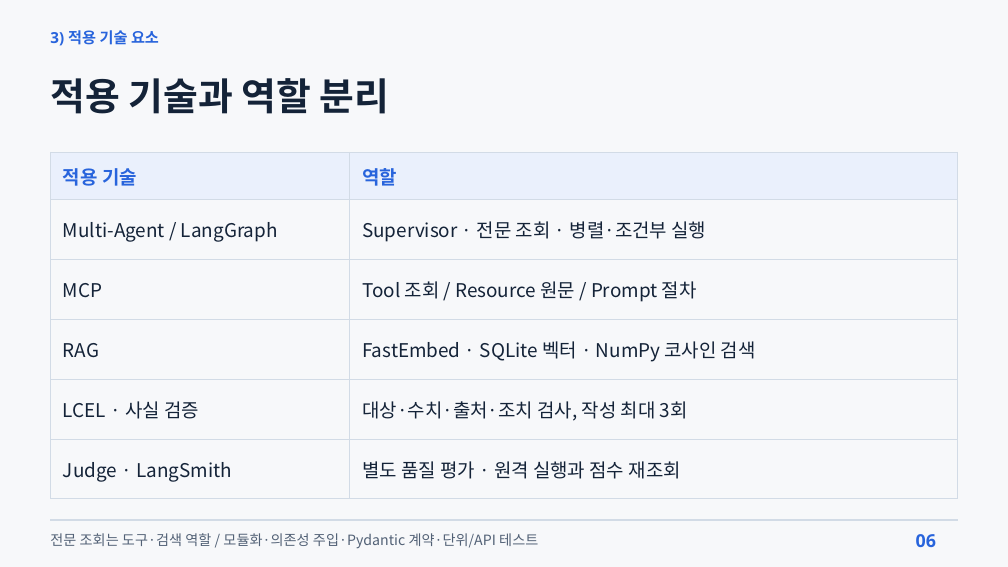
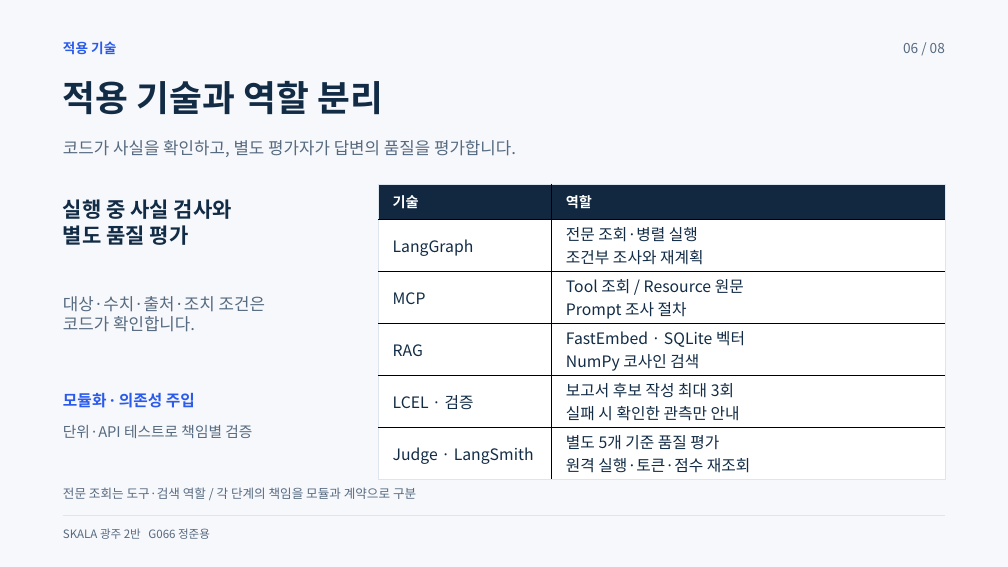
Before and after one commit to beshurl/skala-ai-mini-project, a slide deck: slide 6 of doc/presentation/운영진단_에이전트_5분발표.pptx. Drawn at 1008x567 pixels with LibreOffice and Linux fonts; fonts in the diff are those of the drawing. Boxes give left, top, right and bottom in pixels: in the first picture for what was removed or moved away, otherwise in the second. Text is boxed around its words. In the diff, an @@ line names an element or a change of style, - is before the commit and + after.

Commit message:
docs: redesign presentation spacing and evidence layouts

```diff
--- a/doc/presentation/운영진단_에이전트_5분발표.pptx
+++ b/doc/presentation/운영진단_에이전트_5분발표.pptx
@@ background #F7F8FA to #F7F8FC @@
@@ text at (63,41,116,55): text changed; size 21.8 to 19.5 pt; text colour #2864DC to #2B5BEB @@
-3) 적용 기술 요소
+적용 기술
@@ text at (903,43,945,53): text changed; size 25.5 to 19.5 pt; font Noto Sans to Noto Sans CJK KR; text colour #2864DC to #566A80; bold off @@
-06
+06 / 08
@@ text "적용 기술과 역할 분리": place and size @@
-text "적용 기술과 역할 분리" at (50,78,390,114)
+text "적용 기술과 역할 분리" at (63,81,383,115)
@@ text "적용 기술과 역할 분리" at (63,81,383,115): size 54 to 51 pt, text colour #142338 to #122C46 @@
@@ text added at (63,140,516,157), 24 pt, text #566A80 @@
+코드가 사실을 확인하고, 별도 평가자가 답변의 품질을 평가합니다.
@@ text added at (63,199,232,245), 30 pt, text #122C46, bold @@
+실행 중 사실 검사와
+별도 품질 평가
@@ table at (378,184,945,477) @@
-row 1, column 1: 적용 기술
+row 1, column 1: 기술
-row 2, column 1: Multi-Agent / LangGraph
+row 2, column 1: LangGraph
-row 2, column 2: Supervisor · 전문 조회 · 병렬·조건부 실행
+row 2, column 2: 전문 조회·병렬 실행 / 조건부 조사와 재계획
-row 3, column 2: Tool 조회 / Resource 원문 / Prompt 절차
+row 3, column 2: Tool 조회 / Resource 원문 / Prompt 조사 절차
-row 4, column 2: FastEmbed · SQLite 벡터 · NumPy 코사인 검색
+row 4, column 2: FastEmbed · SQLite 벡터 / NumPy 코사인 검색
-row 5, column 1: LCEL · 사실 검증
+row 5, column 1: LCEL · 검증
-row 5, column 2: 대상·수치·출처·조치 검사, 작성 최대 3회
+row 5, column 2: 보고서 후보 작성 최대 3회 / 실패 시 확인한 관측만 안내
-row 6, column 2: 별도 품질 평가 · 원격 실행과 점수 재조회
+row 6, column 2: 별도 5개 기준 품질 평가 / 원격 실행·토큰·점수 재조회
@@ fill #EAF0FC to #112840 in row 1 @@
@@ fill #F7F8FA to #FFFFFF in 10 cells @@
@@ size 27 to 20.2 pt, text colour #2864DC to #FFFFFF in "역할" @@
@@ size 27 to 22.5 pt, text colour #142338 to #122C46 in "MCP", "RAG", "Judge · LangSmith" @@
@@ borders changed @@
@@ table: place and size @@
-table at (50,152,958,499)
+table at (378,184,945,477)
@@ text added at (63,296,265,332), 24 pt, text #566A80 @@
+대상·수치·출처·조치 조건은
+코드가 확인합니다.
@@ text added at (63,392,195,408), 22.5 pt, text #2B5BEB, bold @@
+모듈화 · 의존성 주입
@@ text added at (63,425,252,438), 21 pt, text #566A80 @@
+단위·API 테스트로 책임별 검증
@@ text at (63,487,416,499): text changed; size 20.2 to 18 pt; text colour #526176 to #566A80 @@
-전문 조회는 도구·검색 역할 / 모듈화·의존성 주입·Pydantic 계약·단위/API 테스트
+전문 조회는 도구·검색 역할 / 각 단계의 책임을 모듈과 계약으로 구분
@@ line moved from (50, 520) - (958, 520) to (63, 516) - (945, 516) @@
@@ line (63, 516) - (945, 516): stroke #D2DBE6 2.25 pt to #DDE5EE 2.25 pt @@
@@ text added at (63,528,210,539), 16.5 pt, text #566A80 @@
+SKALA 광주 2반 G066 정준용
```
Also in this commit, not shown: 6 other slides changed, 1 slide added, 1 slide removed, 4 other files.
